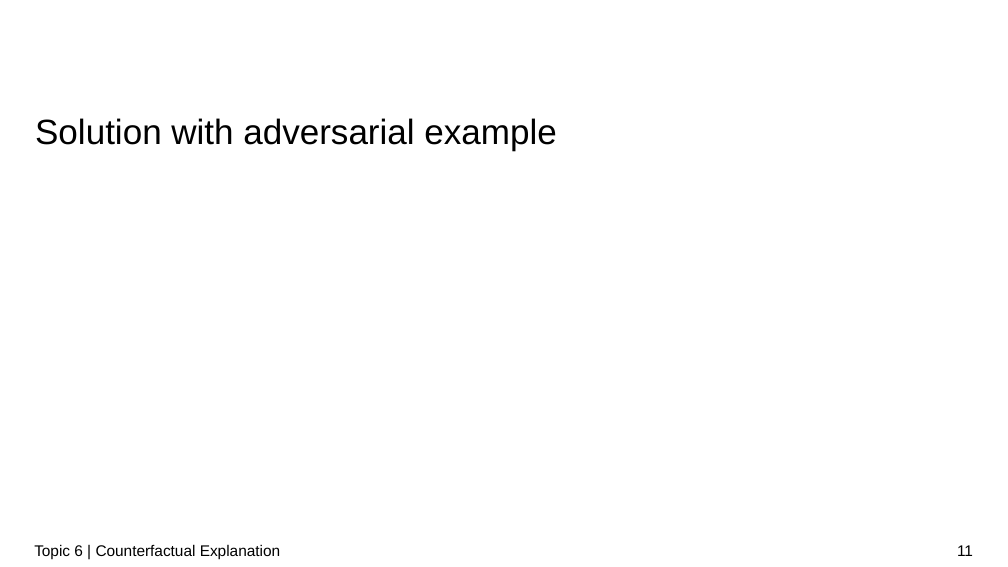
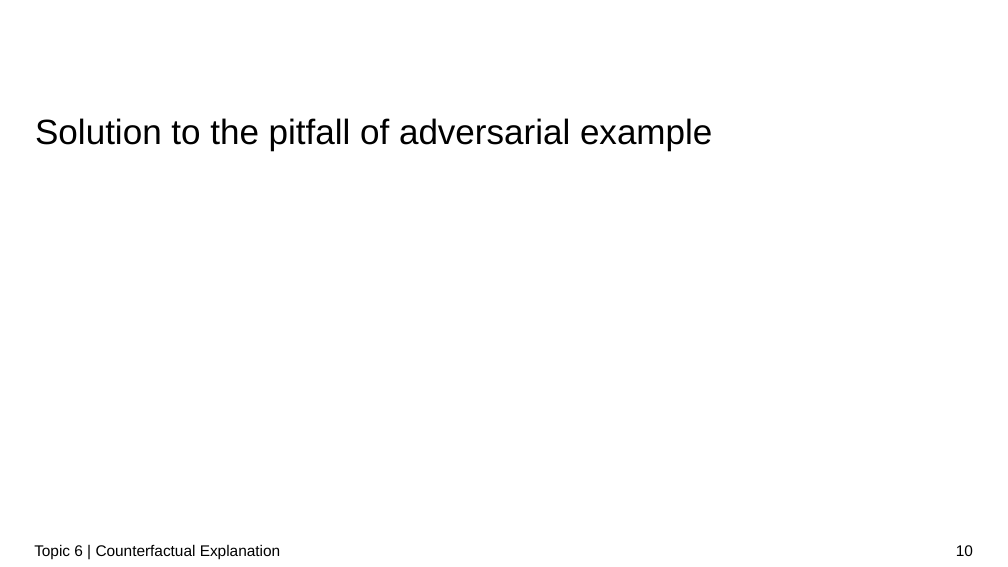
Before and after one commit to zhaochenyuangit/xAISeminar, a slide deck: slide 10 of presentation/XAI_counterfactual.pptx (slide 11 before the commit). Drawn at 1008x567 pixels with LibreOffice and Linux fonts; fonts in the diff are those of the drawing; background and template pictures are left out. Boxes give left, top, right and bottom in pixels: in the first picture for what was removed or moved away, otherwise in the second. Text is boxed around its words. In the diff, an @@ line names an element or a change of style, - is before the commit and + after.

```diff
--- a/presentation/XAI_counterfactual.pptx
+++ b/presentation/XAI_counterfactual.pptx
@@ title at [35,118,712,151]: text changed @@
-Solution with adversarial example
+Solution to the pitfall of adversarial example
@@ page number at [956,545,973,556]: text changed @@
-11
+10
```
Also in this commit, not shown: 5 other slides changed, 3 slides added, 1 slide removed, 16 other files.
